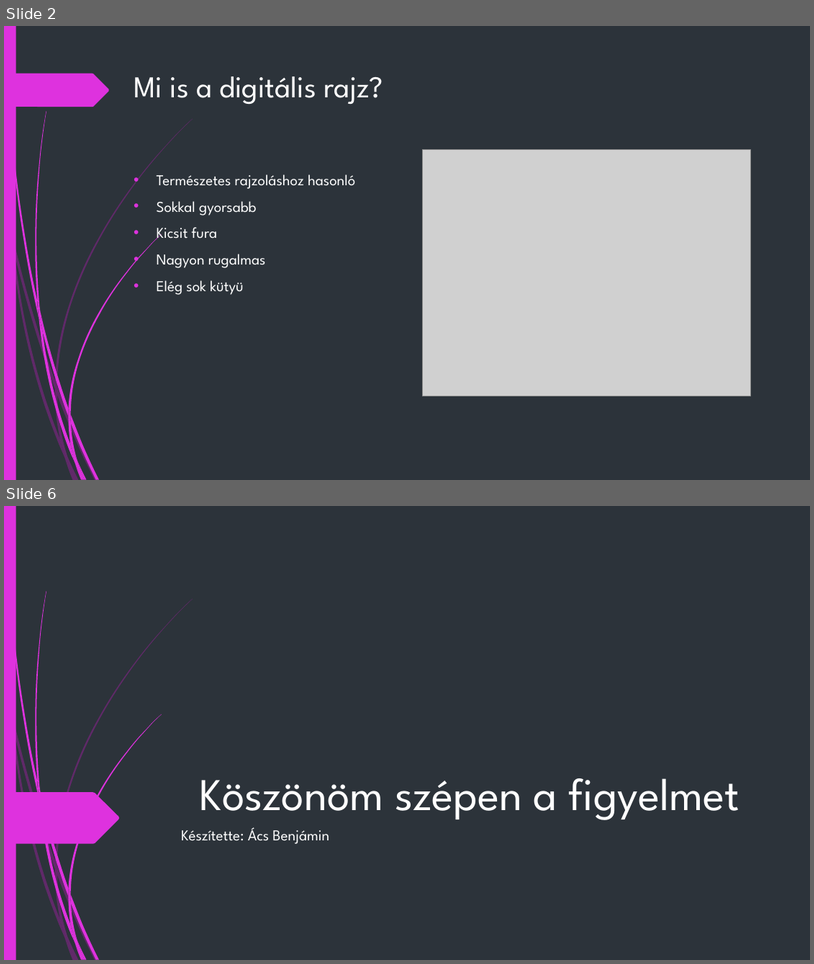
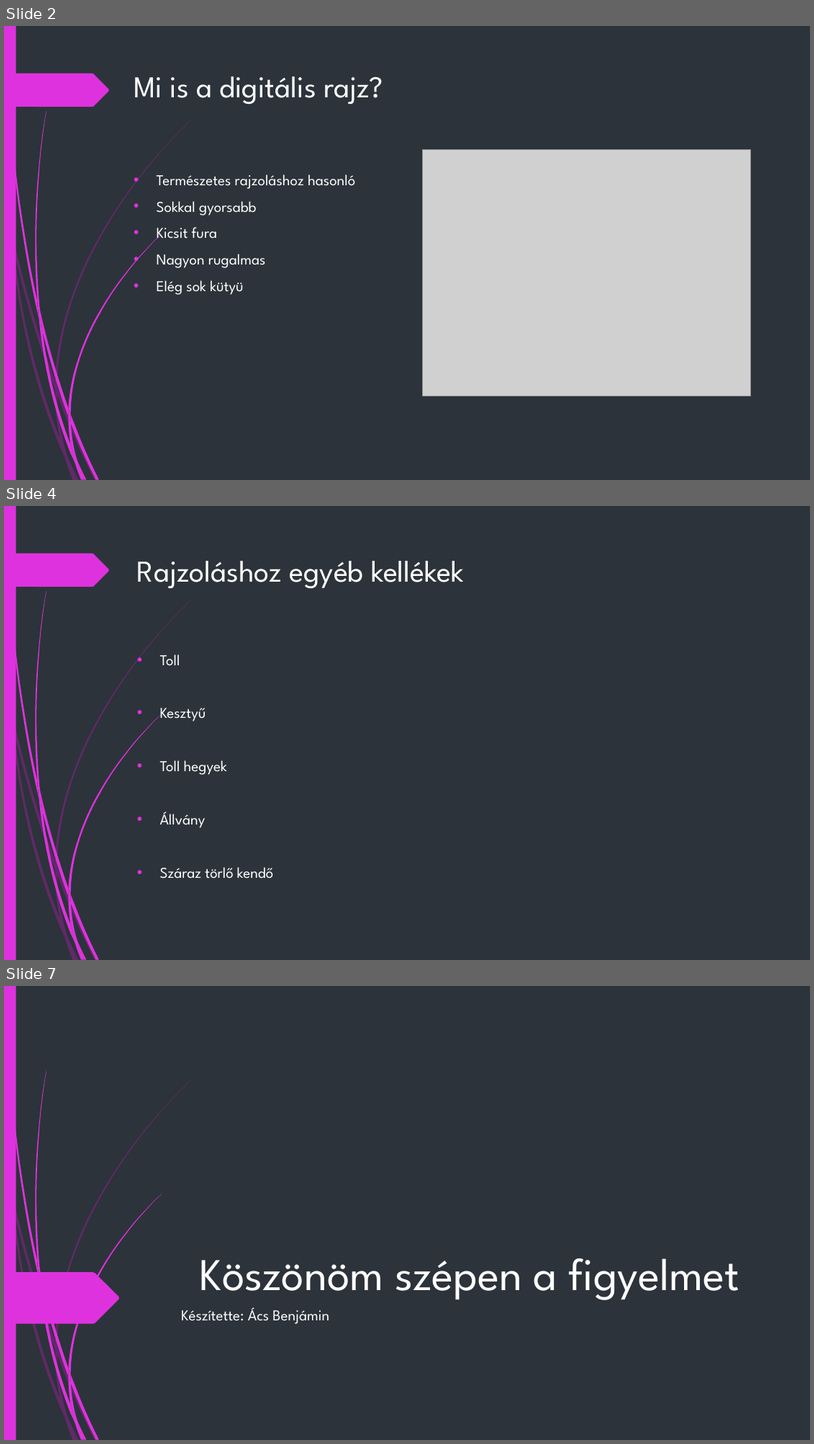
Before and after one commit to AcsBeni/AcsBenjamindigitalisrajz, a slide deck: ÁcsBenjámin.pptx. Shown one above the other, each under a label of ours: slides 2 and 6 before the commit, slides 2, 4 and 7 after it; the slides between them are not shown. The pictures are 814x964 and 814x1444 pixels, drawn with LibreOffice and Linux fonts; fonts in the diff are those of the drawing; grey boxes stand for pictures. Boxes give left, top, right and bottom in pixels: in the first picture for what was removed or moved away, otherwise in the second. Text is boxed around its words. In the diff, an @@ line names an element or a change of style, - is before the commit and + after.

```diff
--- a/ÁcsBenjámin.pptx
+++ b/ÁcsBenjámin.pptx
@@ slide 4 added at [4,506,810,960], background #2C333A; not listed: 24 template elements that a slide beside it also shows @@
@@ title added at [137,561,464,589], 36 pt, text #FFFFFF @@
+Rajzoláshoz egyéb kellékek
@@ text added at [160,654,273,878], 18 pt, text #FFFFFF @@
+• Toll
+• Kesztyű
+• Toll hegyek
+• Állvány
+• Száraz törlő kendő
@@ what was slide 6 is now slide 7 @@
```
Also in this commit, not shown: 3 slides changed.
